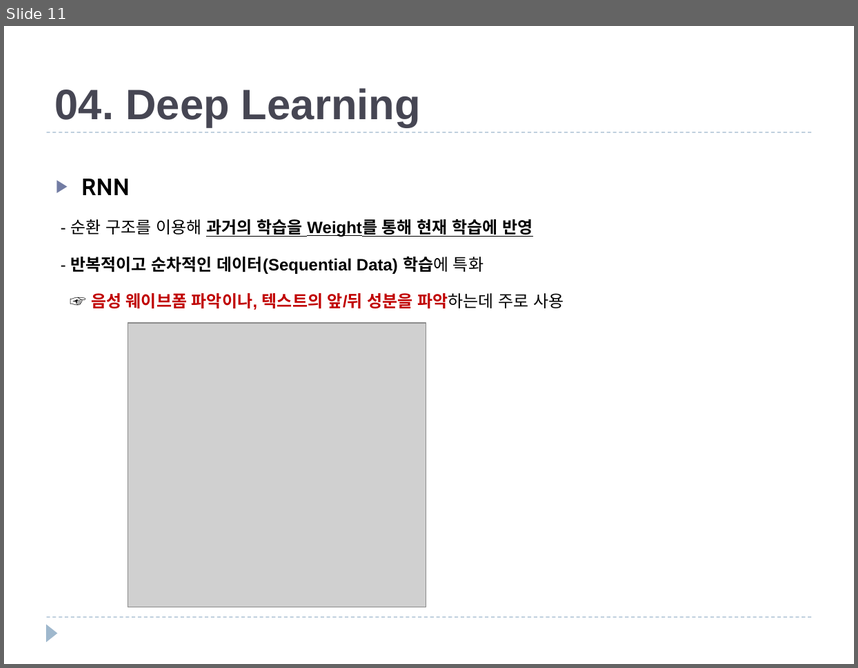
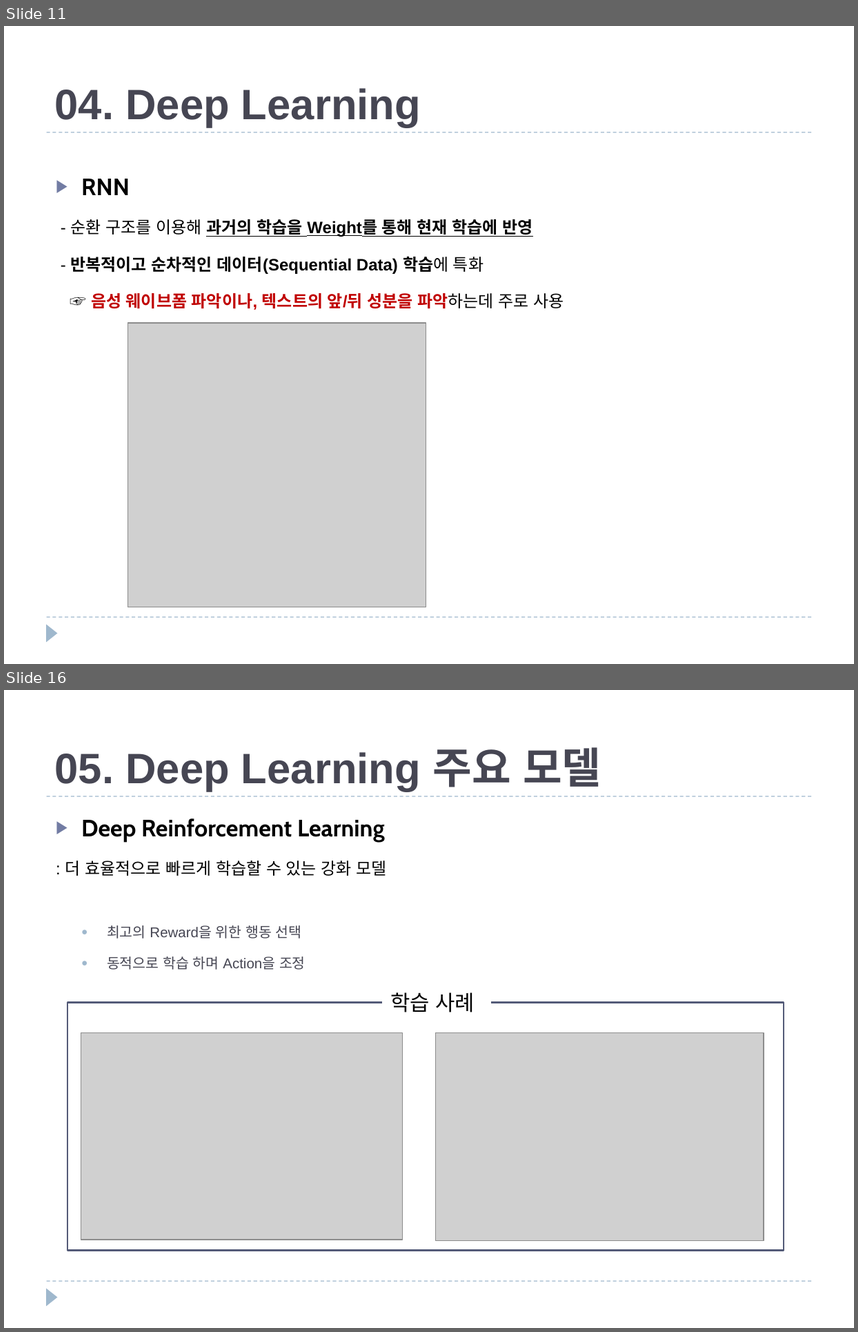
Before and after one commit to JXXA/JXXAGit, a slide deck: Machine Learning 개념과 종류.pptx. Shown one above the other, each under a label of ours: slide 11 before the commit, slides 11 and 16 after it; the slides between them are not shown. The pictures are 858x668 and 858x1332 pixels, drawn with LibreOffice and Linux fonts; fonts in the diff are those of the drawing; grey boxes stand for pictures. Boxes give left, top, right and bottom in pixels: in the first picture for what was removed or moved away, otherwise in the second. Text is boxed around its words. In the diff, an @@ line names an element or a change of style, - is before the commit and + after.

Commit message:
Update Machine Learning 개념과 종류.pptx
2020.10.16 Deep Learning 주요모델 정리

```diff
--- a/Machine Learning 개념과 종류.pptx
+++ b/Machine Learning 개념과 종류.pptx
@@ slide 16 added at <box>4,690,854,1328</box>, background #FFFFFF; not listed: 3 template elements that a slide beside it also shows @@
@@ title added at <box>55,747,601,791</box>, 36 pt, text #464653, bold @@
+05. Deep Learning 주요 모델
@@ text added at <box>65,818,387,969</box>, 12 pt, text #000000 @@
+▶ Deep Reinforcement Learning
+: 더 효율적으로 빠르게 학습할 수 있는 강화 모델
+  ● 최고의 Reward을 위한 행동 선택
+  ● 동적으로 학습 하며 Action을 조정
@@ text added at <box>390,992,475,1012</box>, 18 pt, text #000000 @@
+학습 사례
@@ rectangle added at <box>67,1002,784,1250</box>, outline #545C79 1.5 pt @@
@@ picture added at <box>81,1032,403,1239</box> @@
@@ picture added at <box>436,1032,764,1240</box> @@
```
Also in this commit, not shown: 5 other slides added.
